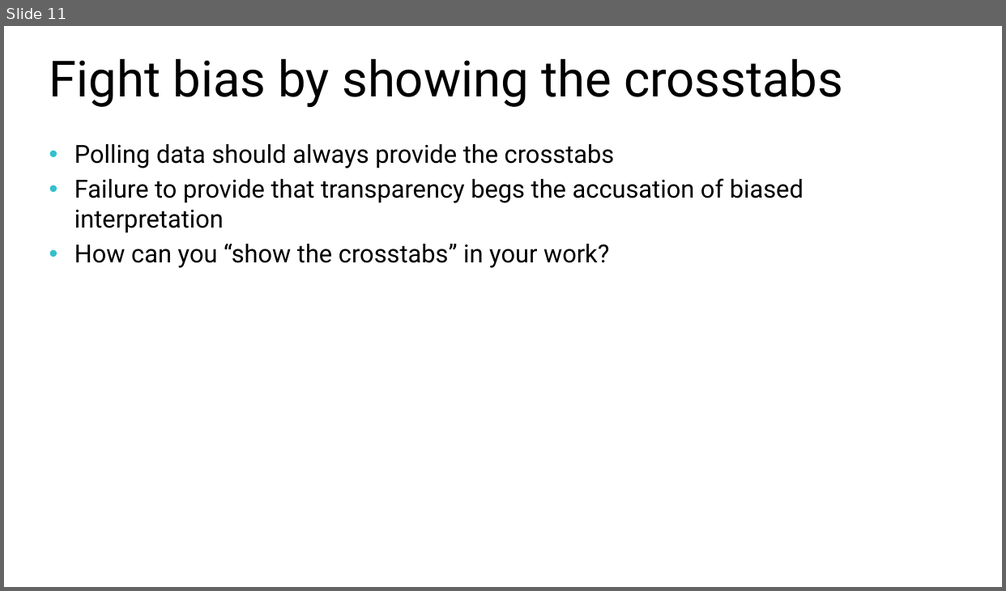
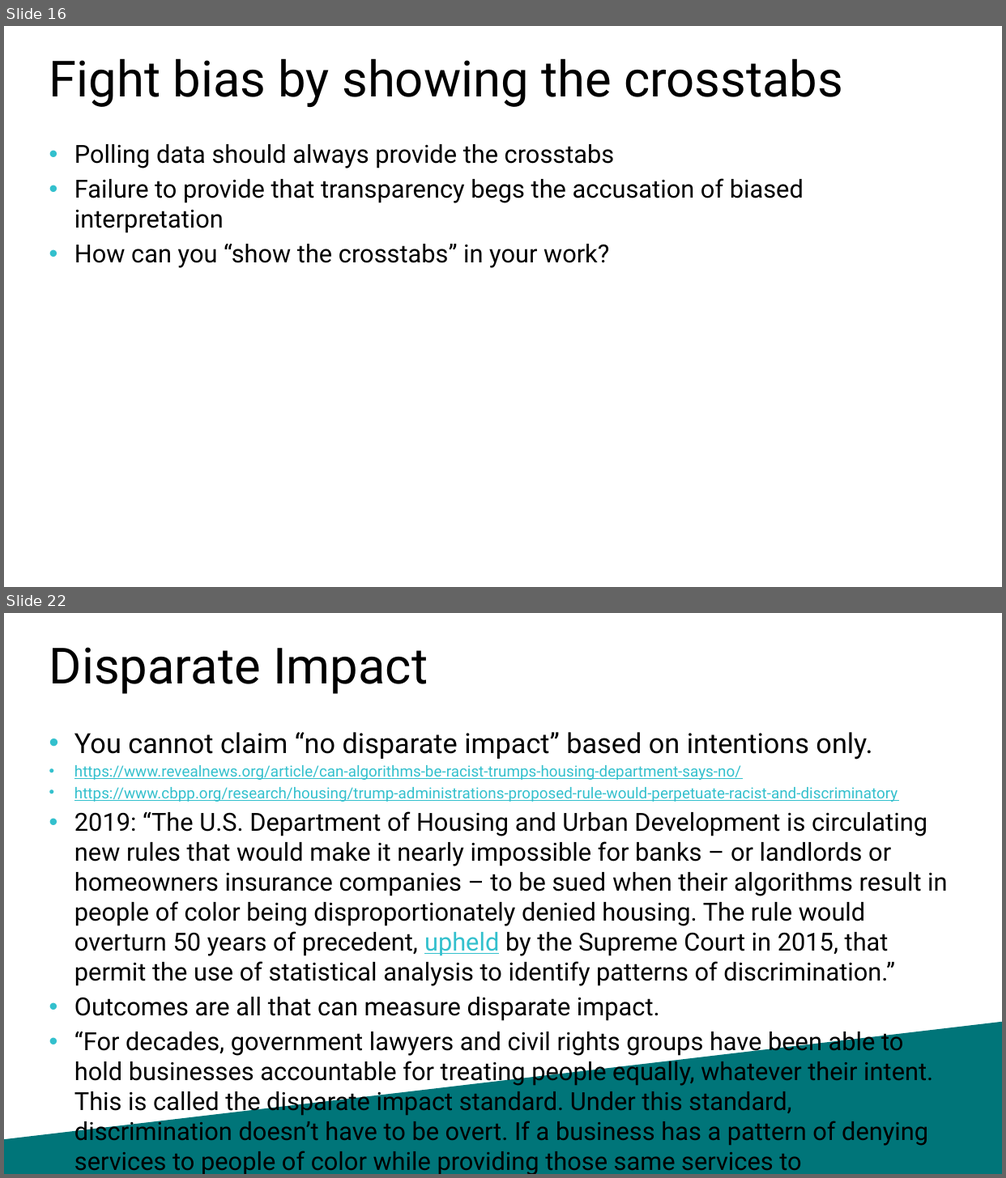
Before and after one commit to williamadba/Public-Presentations, a slide deck: SQLSat Baton Rouge BI 2020/Ethics in Modern Data.pptx. Shown one above the other, each under a label of ours: slide 11 before the commit, slides 16 and 22 after it; the slides between them are not shown. The pictures are 1006x591 and 1006x1178 pixels, drawn with LibreOffice and Linux fonts; fonts in the diff are those of the drawing. Boxes give left, top, right and bottom in pixels: in the first picture for what was removed or moved away, otherwise in the second. Text is boxed around its words. In the diff, an @@ line names an element or a change of style, - is before the commit and + after.

```diff
--- a/SQLSat Baton Rouge BI 2020/Ethics in Modern Data.pptx
+++ b/SQLSat Baton Rouge BI 2020/Ethics in Modern Data.pptx
@@ slide 22 added at (4, 613, 1002, 1174), background #FFFFFF @@
@@ title added at (49, 647, 428, 694), 36 pt, text #000000 @@
+Disparate Impact
@@ text added at (74, 732, 947, 1174), 18 pt, text #000000 @@
+• You cannot claim “no disparate impact” based on intentions only.
+• https://www.revealnews.org/article/can-algorithms-be-racist-trumps-housing-department-says-no/
+• https://www.cbpp.org/research/housing/trump-administrations-proposed-rule-would-perpetuate-racist-and-discriminatory
+• 2019: “The U.S. Department of Housing and Urban Development is circulating new rules that would make it nearly impossible for banks – or landlords or homeowners insurance companies – to be sued when their algorithms result in people of color being disproportionately denied housing. The rule would overturn 50 years of precedent, upheld by the Supreme Court in 2015, that permit the use of statistical analysis to identify patterns of discrimination.”
+• Outcomes are all that can measure disparate impact.
+• “For decades, government lawyers and civil rights groups have been able to hold businesses accountable for treating people equally, whatever their intent. This is called the disparate impact standard. Under this standard, discrimination doesn’t have to be overt. If a business has a pattern of denying services to people of color while providing those same services to socioeconomically similar white customers, it can be held accountable under the Fair Housing Act of 1968.”
@@ freeform shape added at (4, 1022, 1002, 1174), fill #007579 @@
@@ what was slide 11 is now slide 16 @@
```
Also in this commit, not shown: 7 slides changed, 12 other slides added.
